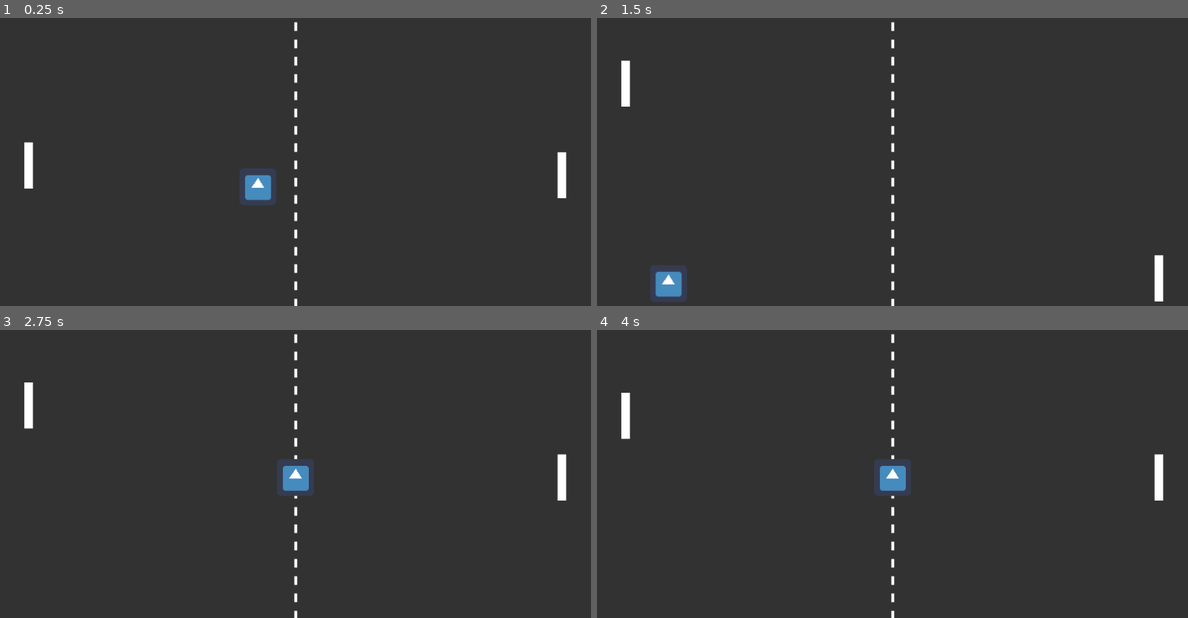
Above: before the commit, frames 1-4 (two rows, left to right).
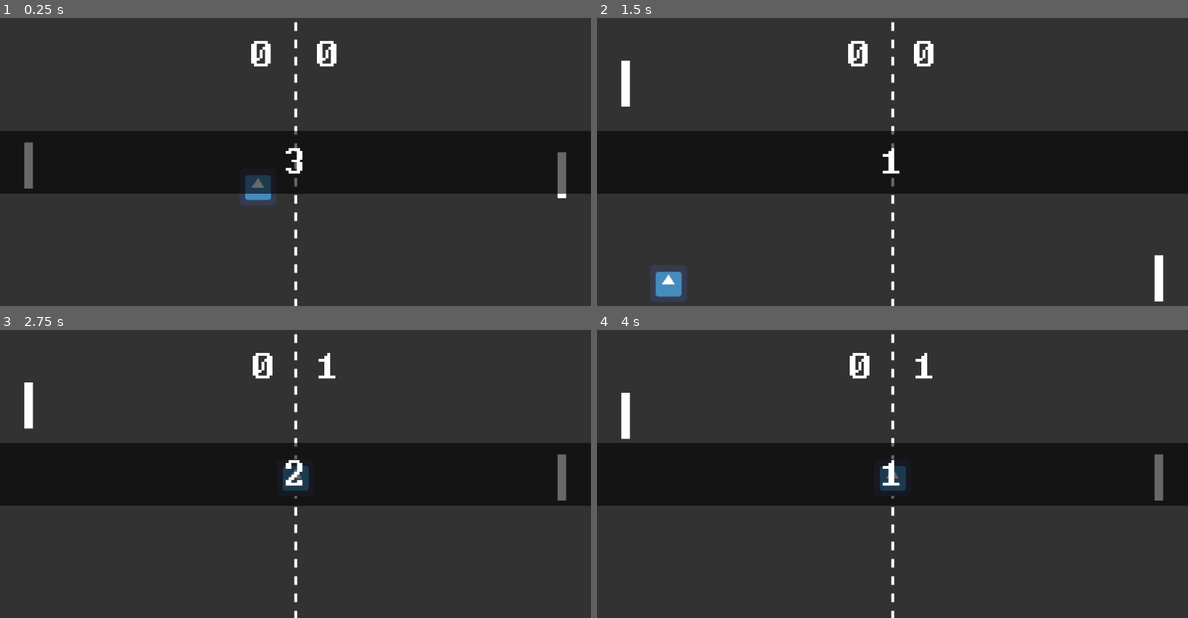
Above: after the commit, the same moments.

Repository: allangrds/godot-pong
Game: Godot game, scene res://scenes/Game/Game.tscn
The game is run twice, just before and just after one commit, with the same random seed, the same clock (stepped at 60 frames per second) and the same inputs. The engine's default icon, where the game draws it, is replaced by a stand-in: a white triangle on a blue panel in a dark square.
Inputs:
- Up to frame 1 (0.25 s): no input
- Up to frame 2 (1.5 s): hold Up (ui_up) 0.53-1.28 s; hold Down (ui_down) from 1.28 s (still down)
- Up to frame 3 (2.75 s): release Down (ui_down) at 2.03 s; hold Up (ui_up) from 2.03 s (still down)
- Up to frame 4 (4 s): release Up (ui_up) at 3.53 s; hold Down (ui_down) from 3.53 s (still down)

The runs differ from the first frame. In frame 1, 22% of the frame differs, in the area x 0-100%, y 7-62%; in frame 2, 22%; in frame 3, 22%; in frame 4, 22%.

Commit message:
feat(game): add functional score and retry,exit buttons

Diff:
--- /dev/null
+++ b/menus/FinalScreen/FinalScreen.gd
@@ -0,0 +1,10 @@
+extends Control
+
+signal new_round
+signal exit
+
+func _on_NewRoundButton_pressed():
+	emit_signal("new_round")
+
+func _on_ExitButton_pressed():
+	emit_signal("exit")
--- /dev/null
+++ b/menus/FinalScreen/FinalScreen.tscn
@@ -0,0 +1,66 @@
+[gd_scene load_steps=5 format=2]
+
+[ext_resource path="res://ui/windows_command_prompt.ttf" type="DynamicFontData" id=1]
+[ext_resource path="res://ui/HUD_font.tres" type="DynamicFont" id=2]
+[ext_resource path="res://menus/FinalScreen/FinalScreen.gd" type="Script" id=3]
+
+[sub_resource type="DynamicFont" id=1]
+size = 120
+use_mipmaps = true
+use_filter = true
+font_data = ExtResource( 1 )
+
+[node name="FinalScreen" type="Control"]
+anchor_right = 1.0
+anchor_bottom = 1.0
+script = ExtResource( 3 )
+__meta__ = {
+"_edit_use_anchors_": false
+}
+
+[node name="VBoxContainer" type="VBoxContainer" parent="."]
+anchor_right = 1.0
+anchor_bottom = 1.0
+alignment = 1
+__meta__ = {
+"_edit_use_anchors_": false
+}
+
+[node name="ResultMessage" type="Label" parent="VBoxContainer"]
+margin_top = 121.0
+margin_right = 1024.0
+margin_bottom = 227.0
+custom_fonts/font = SubResource( 1 )
+text = "Você ganhou"
+align = 1
+
+[node name="Label2" type="Label" parent="VBoxContainer"]
+margin_top = 231.0
+margin_right = 1024.0
+margin_bottom = 300.0
+custom_fonts/font = ExtResource( 2 )
+text = "Quer tentar novamente?"
+align = 1
+
+[node name="HBoxContainer" type="HBoxContainer" parent="VBoxContainer"]
+margin_top = 304.0
+margin_right = 1024.0
+margin_bottom = 379.0
+custom_constants/separation = 75
+alignment = 1
+
+[node name="NewRoundButton" type="Button" parent="VBoxContainer/HBoxContainer"]
+margin_left = 95.0
+margin_right = 696.0
+margin_bottom = 75.0
+custom_fonts/font = ExtResource( 2 )
+text = "Começar novamente"
+
+[node name="ExitButton" type="Button" parent="VBoxContainer/HBoxContainer"]
+margin_left = 771.0
+margin_right = 929.0
+margin_bottom = 75.0
+custom_fonts/font = ExtResource( 2 )
+text = "Sair"
+[connection signal="pressed" from="VBoxContainer/HBoxContainer/NewRoundButton" to="." method="_on_NewRoundButton_pressed"]
+[connection signal="pressed" from="VBoxContainer/HBoxContainer/ExitButton" to="." method="_on_ExitButton_pressed"]
--- /dev/null
+++ b/menus/HUD/HUD.tscn
@@ -0,0 +1,62 @@
+[gd_scene load_steps=3 format=2]
+
+[ext_resource path="res://ui/HUD_font.tres" type="DynamicFont" id=1]
+
+[sub_resource type="StyleBoxFlat" id=1]
+content_margin_top = 20.0
+content_margin_bottom = 20.0
+bg_color = Color( 0, 0, 0, 0.588235 )
+
+[node name="HUD" type="Control"]
+anchor_right = 1.0
+anchor_bottom = 1.0
+__meta__ = {
+"_edit_use_anchors_": false
+}
+
+[node name="CountdownContainer" type="PanelContainer" parent="."]
+anchor_top = 0.5
+anchor_right = 1.0
+anchor_bottom = 0.5
+margin_top = -54.5
+margin_bottom = 54.5
+custom_styles/panel = SubResource( 1 )
+__meta__ = {
+"_edit_use_anchors_": false
+}
+
+[node name="CenterContainer" type="CenterContainer" parent="CountdownContainer"]
+margin_top = 20.0
+margin_right = 1024.0
+margin_bottom = 89.0
+
+[node name="ActionText" type="Label" parent="CountdownContainer/CenterContainer"]
+margin_left = 495.0
+margin_right = 529.0
+margin_bottom = 69.0
+custom_fonts/font = ExtResource( 1 )
+text = "3"
+
+[node name="PointsDisplay" type="HBoxContainer" parent="."]
+anchor_right = 1.0
+margin_top = 30.0
+margin_bottom = 69.0
+custom_constants/separation = 75
+alignment = 1
+__meta__ = {
+"_edit_use_anchors_": false
+}
+
+[node name="ScorePlayerOne" type="Label" parent="PointsDisplay"]
+margin_left = 435.0
+margin_right = 474.0
+margin_bottom = 69.0
+custom_fonts/font = ExtResource( 1 )
+text = "0"
+
+[node name="ScorePlayerTwo" type="Label" parent="PointsDisplay"]
+margin_left = 549.0
+margin_right = 588.0
+margin_bottom = 69.0
+custom_fonts/font = ExtResource( 1 )
+text = "0"
--- a/scenes/Game/Game.gd
+++ b/scenes/Game/Game.gd
@@ -1,6 +1,8 @@
 extends Node
 
 # Declare member variables here. Examples:
+onready var hud = get_node("HUD")
+
 var score_player_one = 0
 var score_player_two = 0
 var max_score = 3
@@ -10,27 +12,59 @@
 	$StartTimer.start()
 
 # Called every frame. 'delta' is the elapsed time since the previous frame.
-#func _process(delta):
-#	pass
+func _process(delta):
+	if $StartTimer.time_left > 1:
+		hud.get_node("CountdownContainer/CenterContainer/ActionText").set_text(str(round($StartTimer.time_left)))
 
 
 func _on_Field_goal_left():
 	score_player_two += 1
 
+	update_score()
+
 	if score_player_two < max_score:
 		start_new_round()
+	else:
+		show_winner("Você perdeu!")
 
 func _on_Field_goal_right():
 	score_player_one += 1
 
+	update_score()
+
 	if score_player_one < max_score:
 		start_new_round()
+	else:
+		show_winner("Você ganhou!")
 
 func start_new_round():
 	$Ball.reset()
 	$Racket.set_position(Vector2(50, 256))
 	$Racket2.set_position(Vector2(974, 256))
+	hud.get_node("CountdownContainer").set_visible(true)
 	$StartTimer.start()
 
 func _on_StartTimer_timeout():
+	hud.get_node("CountdownContainer").set_visible(false)
 	$Ball.set_start_direction()
+
+func update_score():
+	hud.get_node("PointsDisplay/ScorePlayerOne").set_text(str(score_player_one))
+	hud.get_node("PointsDisplay/ScorePlayerTwo").set_text(str(score_player_two))
+
+func show_winner(message):
+	$FinalScreen.set_visible(true)
+	$FinalScreen.get_node("VBoxContainer/ResultMessage").set_text(message)
+
+func start_new_game():
+	score_player_one = 0
+	score_player_two = 0
+	update_score()
+	$FinalScreen.set_visible(false)
+	start_new_round()
+
+func _on_FinalScreen_new_round():
+	start_new_game()
+
+func _on_FinalScreen_exit():
+	get_tree().quit()
--- a/scenes/Game/Game.tscn
+++ b/scenes/Game/Game.tscn
@@ -6,6 +6,8 @@
 [ext_resource path="res://entities/Racket/PlayerInputComponent.gd" type="Script" id=4]
 [ext_resource path="res://entities/Racket/AiInputComponent.gd" type="Script" id=5]
 [ext_resource path="res://scenes/Game/Game.gd" type="Script" id=6]
+[ext_resource path="res://menus/FinalScreen/FinalScreen.tscn" type="PackedScene" id=7]
+[ext_resource path="res://menus/HUD/HUD.tscn" type="PackedScene" id=9]
 
 [node name="Game" type="Node"]
 script = ExtResource( 6 )
@@ -31,6 +33,13 @@
 [node name="StartTimer" type="Timer" parent="."]
 wait_time = 3.0
 one_shot = true
+
+[node name="HUD" parent="." instance=ExtResource( 9 )]
+
+[node name="FinalScreen" parent="." instance=ExtResource( 7 )]
+visible = false
 [connection signal="goal_left" from="Field" to="." method="_on_Field_goal_left"]
 [connection signal="goal_right" from="Field" to="." method="_on_Field_goal_right"]
 [connection signal="timeout" from="StartTimer" to="." method="_on_StartTimer_timeout"]
+[connection signal="exit" from="FinalScreen" to="." method="_on_FinalScreen_exit"]
+[connection signal="new_round" from="FinalScreen" to="." method="_on_FinalScreen_new_round"]
--- /dev/null
+++ b/ui/HUD_font.tres
@@ -0,0 +1,9 @@
+[gd_resource type="DynamicFont" load_steps=2 format=2]
+
+[ext_resource path="res://ui/windows_command_prompt.ttf" type="DynamicFontData" id=1]
+
+[resource]
+size = 78
+use_mipmaps = true
+use_filter = true
+font_data = ExtResource( 1 )
Not shown: 1 places in scenes/Game/Game.tscn that only renumber resources
Binary file added: ui/windows_command_prompt.ttf
